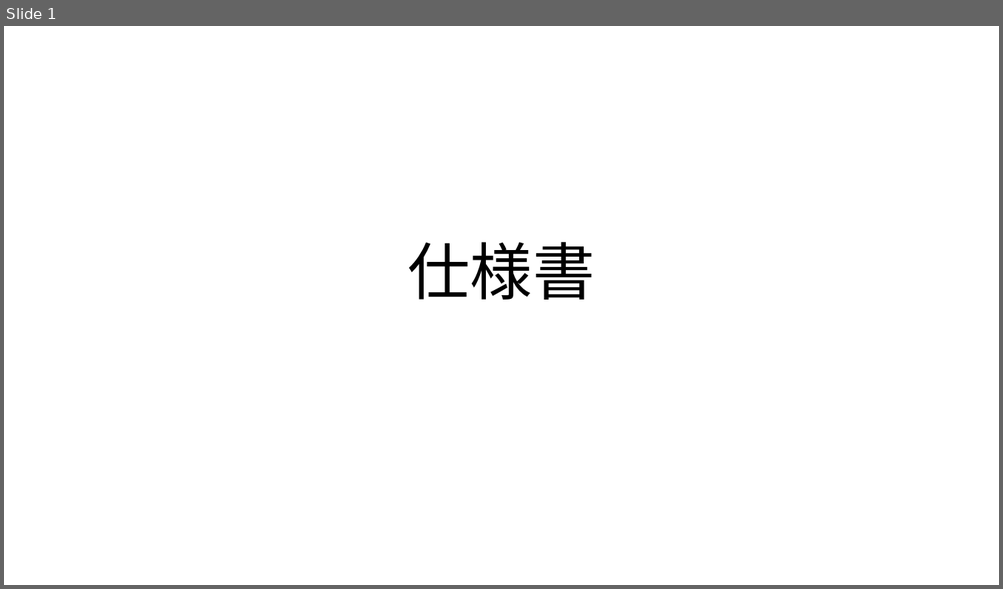
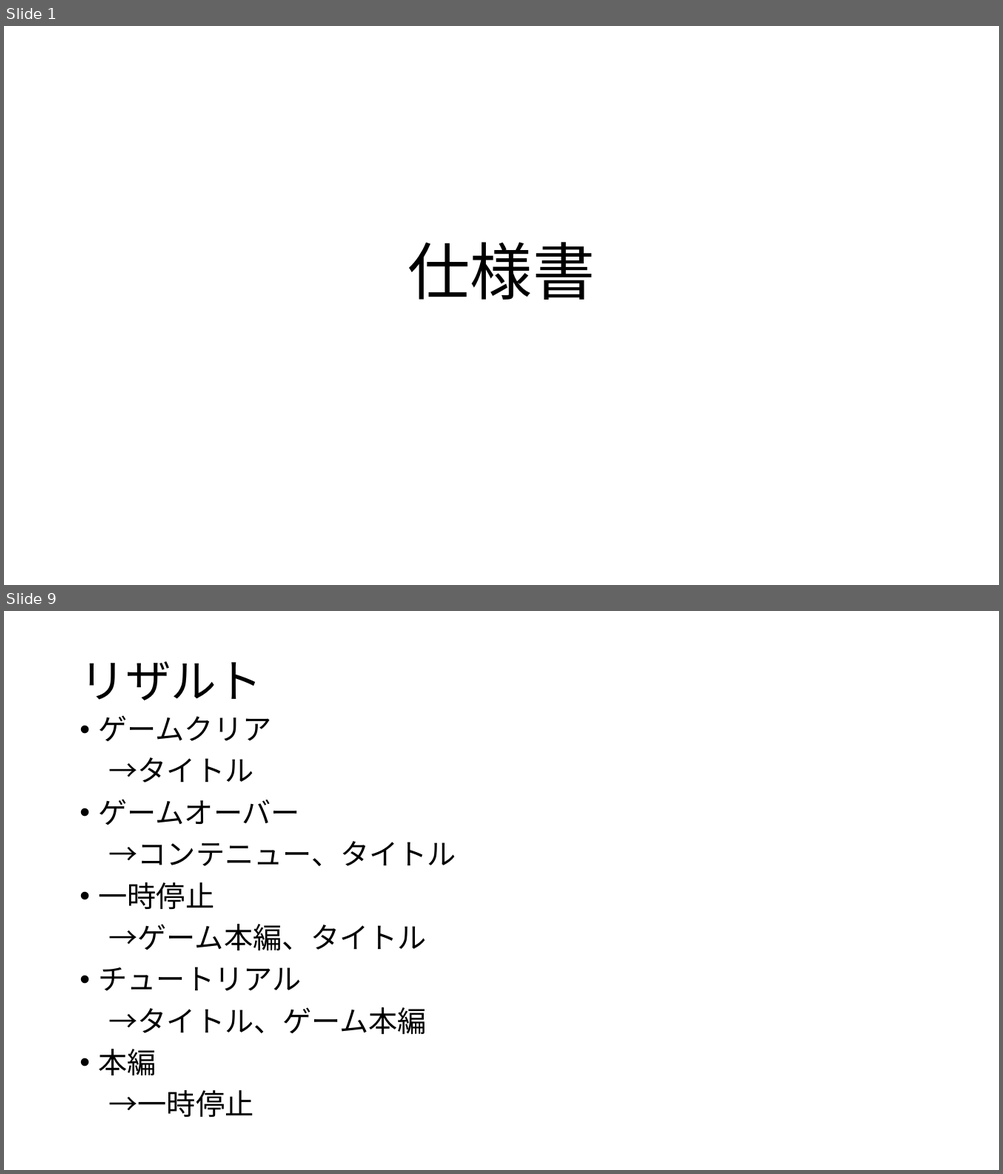
Before and after one commit to GCLUC2019/GameProject, a slide deck: 高松チーム/必要書類/仕様書/仕様書.pptx. Shown one above the other, each under a label of ours: slide 1 before the commit, slides 1 and 9 after it; the slides between them are not shown. The pictures are 1003x589 and 1003x1174 pixels, drawn with LibreOffice and Linux fonts; fonts in the diff are those of the drawing. Boxes give left, top, right and bottom in pixels: in the first picture for what was removed or moved away, otherwise in the second. Text is boxed around its words. In the diff, an @@ line names an element or a change of style, - is before the commit and + after.

```diff
--- a/高松チーム/必要書類/仕様書/仕様書.pptx
+++ b/高松チーム/必要書類/仕様書/仕様書.pptx
@@ slide 9 added at (x1=4, y1=611, x2=999, y2=1170), background #FFFFFF @@
@@ title added at (x1=79, y1=661, x2=262, y2=701), 44 pt, text #000000 @@
+リザルト
@@ text added at (x1=99, y1=715, x2=456, y2=1118), 28 pt, text #000000 @@
+• ゲームクリア
+→タイトル
+• ゲームオーバー
+→コンテニュー、タイトル
+• 一時停止
+→ゲーム本編、タイトル
+• チュートリアル
+→タイトル、ゲーム本編
+• 本編
+→一時停止
```
Also in this commit, not shown: 2 slides changed, 6 other slides added, 22 slides removed.
